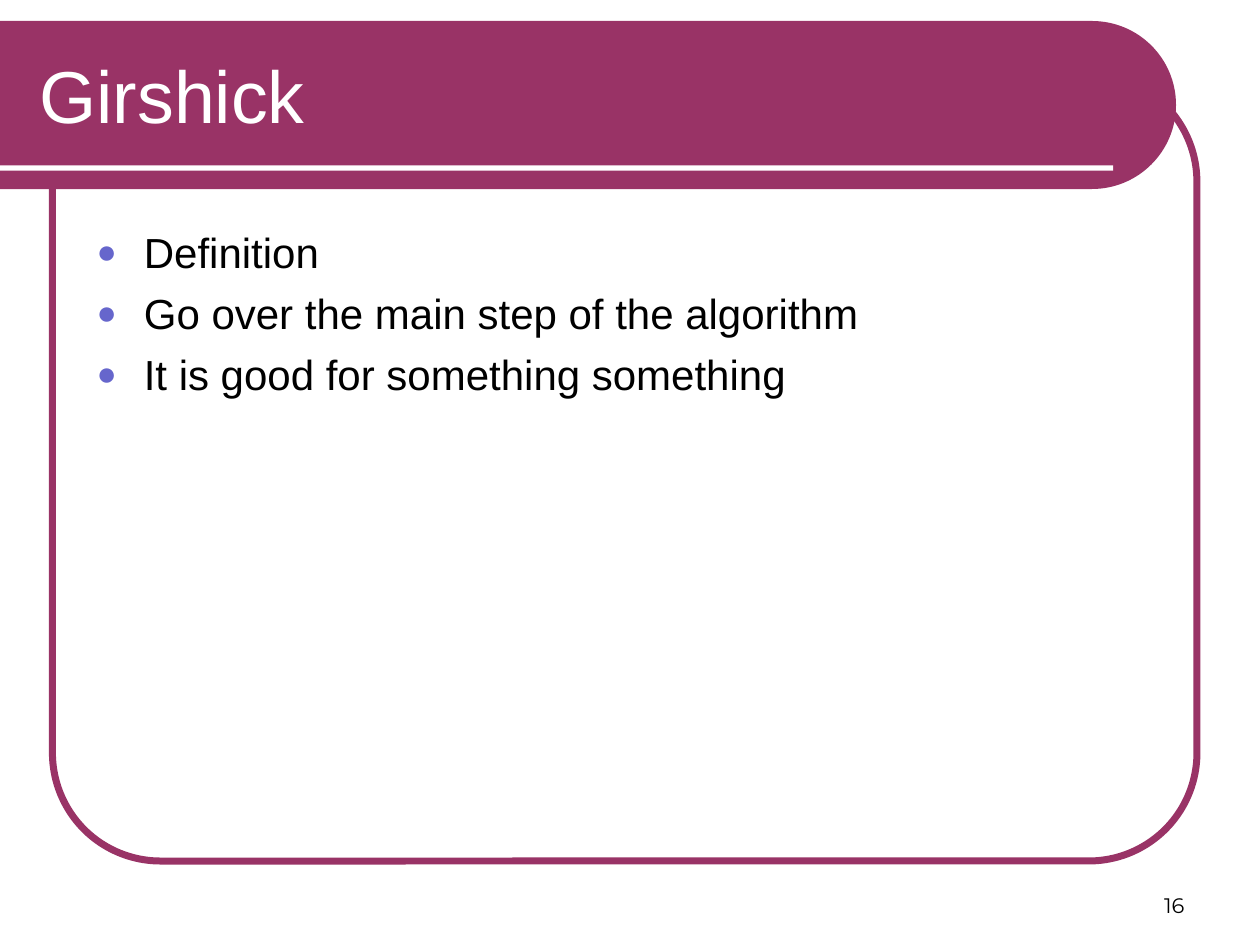
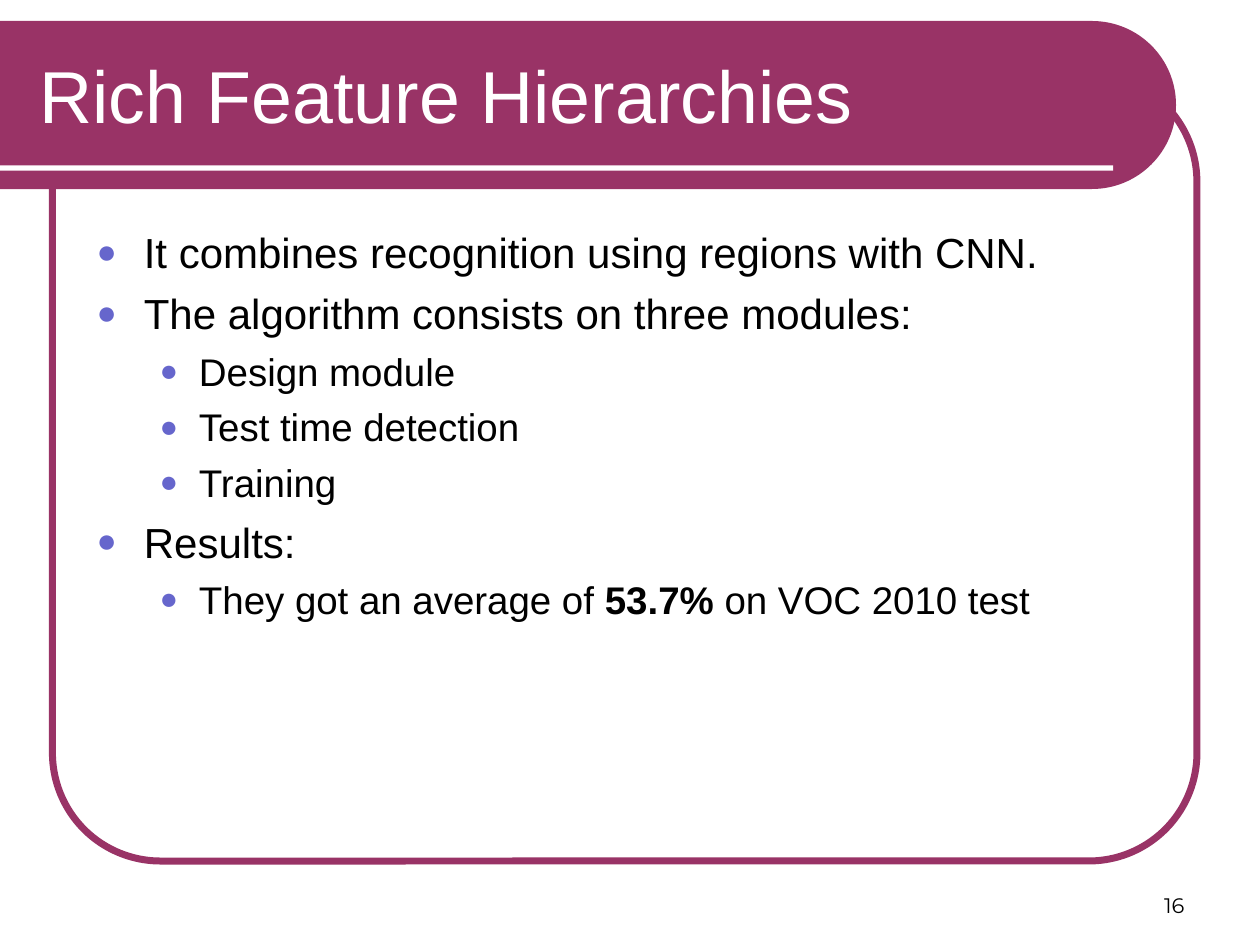
Before and after one commit to RSIP/SSI-SemanticSegmentation, a slide deck: slide 16 of template_slides.ppt. Drawn at 1260x945 pixels with LibreOffice and Linux fonts; fonts in the diff are those of the drawing. Boxes give left, top, right and bottom in pixels: in the first picture for what was removed or moved away, otherwise in the second. Text is boxed around its words. In the diff, an @@ line names an element or a change of style, - is before the commit and + after.

```diff
--- a/template_slides.ppt
+++ b/template_slides.ppt
@@ title at (39, 69, 852, 124): text changed @@
-Girshick
+Rich Feature Hierarchies
@@ text at (144, 237, 1038, 622): text changed @@
-● Definition
-● Go over the main step of the algorithm
-● It is good for something something
+● It combines recognition using regions with CNN.
+● The algorithm consists on three modules:
+  ● Design module
+  ● Test time detection
+  ● Training
+● Results:
+  ● They got an average of 53.7% on VOC 2010 test
```
Also in this commit, not shown: 5 other slides changed.
